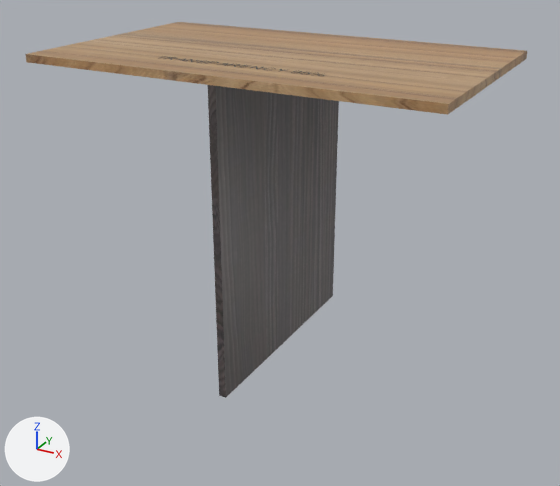
The COLLADA model alk/twoParts-transparent95.dae as it was, and as the next commit left it.
One viewpoint serves both versions: a 50 mm camera at (1.384, -1.904, 1.088) aimed at (0.521, -0.334, 0.303). The lights are fixed; the arrows at lower left show +X, +Y and +Z.

The first picture shows '{6CE853CF-B947-4461-AD17-1A2EC470382E}_Node', '{6D5020F8-B6A3-4f13-AC2A-F6B1FCF3ED49}_Node'.
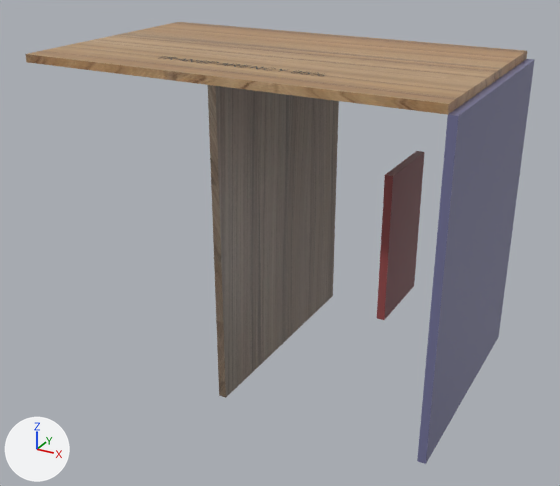
Boxes [x1, y1, x2, y2] around the edits, measured in the pictures (560 x 486 px):
'{6D5020F8-B6A3-4f13-AC2A-F6B1FCF3ED49}_Node', recoloured: [208, 85, 338, 398] in both
'{8E9E5EF7-4308-4d36-BEDC-4DC882465429}_Node', added: after [417, 59, 535, 464]
'{6AE4157C-62B4-445f-B263-50D75C82B3E6}_Node', added (brown): after [377, 151, 424, 320]

The edits, one by one:
Picture 'H3090_ST22.JPG' (img_h3090_st22_jpg) is new.
Material '{04044A3F-C7A3-4184-AC1A-6C0785BCCB7A}-Name' (mat_04044a3f_c7a3_4184_ac1a_6c0785bccb7a__name) is new.
Its texture is img_h3090_st22_jpg.
Its roughness is 0.35.
Material '{6E7B9C56-C206-48b7-9206-82C57CD65310}-Name' (mat_6e7b9c56_c206_48b7_9206_82c57cd65310__name) is new.
Its base color is (0.172, 0.172, 0.319) (blue #737399).
Its roughness is 0.35.
Material '{C1BA207B-883E-43f2-9F6B-D9E4F8FDEDF9}-Name' (mat_c1ba207b_883e_43f2_9f6b_d9e4f8fdedf9__name) is new.
Its base color is (0.319, 0.0738, 0.0738) (brown #994d4d).
Its roughness is 0.35.
me_6d5020f8_b6a3_4f13_ac2a_f6b1fcf3ed49__node has 8 vertices, 12 faces and spans x 0.5..0.519, y -0.6..0.0, z 0.0..0.75.
me_6d5020f8_b6a3_4f13_ac2a_f6b1fcf3ed49__node no longer uses material mat_29e7bd79_73ff_4ed5_a87a_89ab8f61a440__name (picture img_h3081_st22_jpg).
me_6d5020f8_b6a3_4f13_ac2a_f6b1fcf3ed49__node now uses material mat_04044a3f_c7a3_4184_ac1a_6c0785bccb7a__name (picture img_h3090_st22_jpg).
Mesh me_8e9e5ef7_4308_4d36_bedc_4dc882465429__node is new.
It is a box spanning x 1.0..1.019, y -0.6..0.0, z 0.0..0.75.
It uses material mat_6e7b9c56_c206_48b7_9206_82c57cd65310__name (blue #737399).
Mesh me_6ae4157c_62b4_445f_b263_50d75c82b3e6__node is new.
It is a box spanning x 0.815..0.834, y -0.401..-0.199, z 0.199..0.551.
It uses material mat_c1ba207b_883e_43f2_9f6b_d9e4f8fdedf9__name (brown #994d4d).
Object '{8E9E5EF7-4308-4d36-BEDC-4DC882465429}_Node' (ob_8e9e5ef7_4308_4d36_bedc_4dc882465429__node) is new; it shows me_8e9e5ef7_4308_4d36_bedc_4dc882465429__node.
Its location is (0.0, 0.0, 0.0).
Object '{6AE4157C-62B4-445f-B263-50D75C82B3E6}_Node' (ob_6ae4157c_62b4_445f_b263_50d75c82b3e6__node) is new; it shows me_6ae4157c_62b4_445f_b263_50d75c82b3e6__node.
Its location is (0.0, 0.0, 0.0).
